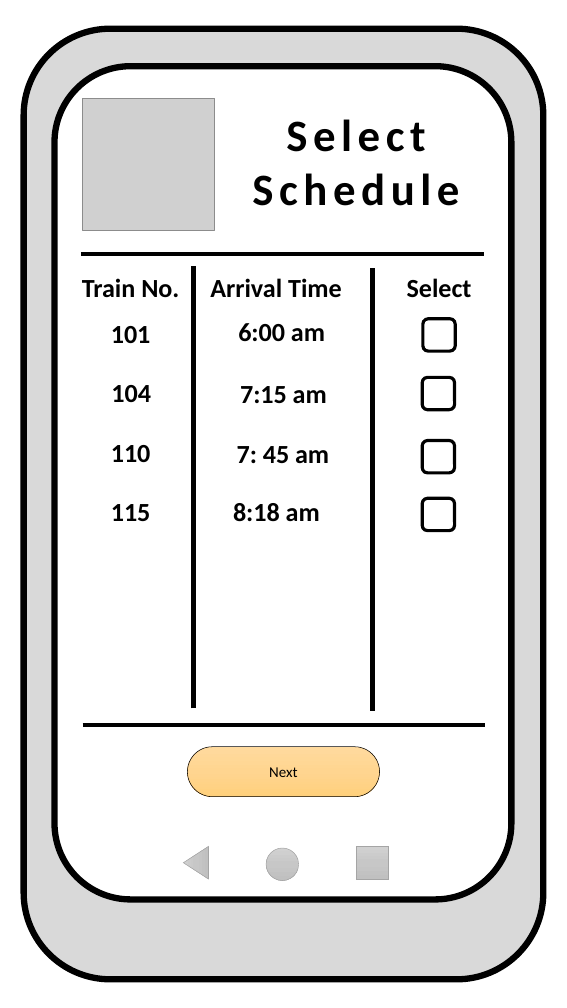
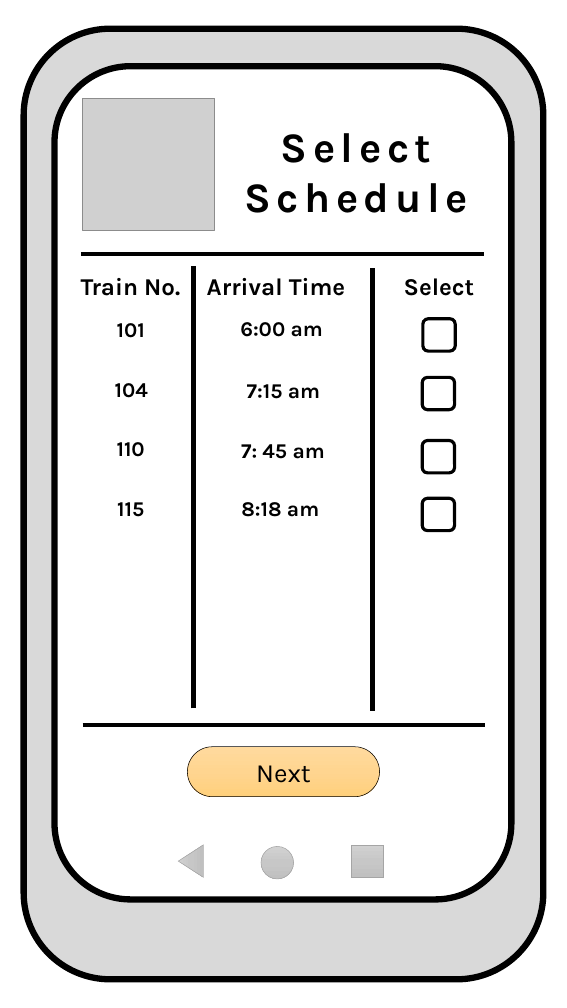
Before and after one commit to pmmanalang/userdes-SF181-A1-Manalang-Timo, a slide deck: slide 8 of Digital Mockup/Static-PrototypeVer.1.pptx. Drawn at 567x1008 pixels with LibreOffice and Linux fonts; fonts in the diff are those of the drawing; grey boxes stand for pictures. Boxes give left, top, right and bottom in pixels: in the first picture for what was removed or moved away, otherwise in the second. Text is boxed around its words. In the diff, an @@ line names an element or a change of style, - is before the commit and + after.

```diff
--- a/Digital Mockup/Static-PrototypeVer.1.pptx
+++ b/Digital Mockup/Static-PrototypeVer.1.pptx
@@ text "Select": place and size @@
-text "Select" at (252, 119, 459, 206)
+text "Select" at (244, 133, 467, 213)
@@ text "Select" at (244, 133, 467, 213): size 42.6 to 40 pt, font Calibri to Karla @@
@@ size 24.9 to 23 pt, font Calibri to Karla in 3 elements at (404, 278, 475, 296), (207, 278, 345, 296), (81, 278, 180, 296) @@
@@ size 24.9 to 20 pt, font Calibri to Karla in 8 elements at (241, 444, 325, 459), (247, 384, 320, 399), (240, 322, 323, 337), (241, 502, 319, 517), (115, 383, 148, 398), (117, 502, 144, 517), (117, 323, 145, 338), (117, 442, 145, 457) @@
@@ rounded rectangle "Next" at (187, 747, 380, 797): size 14.2 to 25 pt, font Calibri to Karla @@
@@ triangle: place and size @@
-triangle at (184, 847, 209, 879)
+triangle at (178, 844, 203, 877)
@@ ellipse: place and size @@
-ellipse at (266, 848, 299, 881)
+ellipse at (261, 847, 293, 879)
@@ rectangle: place and size @@
-rectangle at (356, 847, 389, 879)
+rectangle at (351, 845, 383, 878)
```
Also in this commit, not shown: 3 other slides changed, 4 slides added, 2 slides removed.
